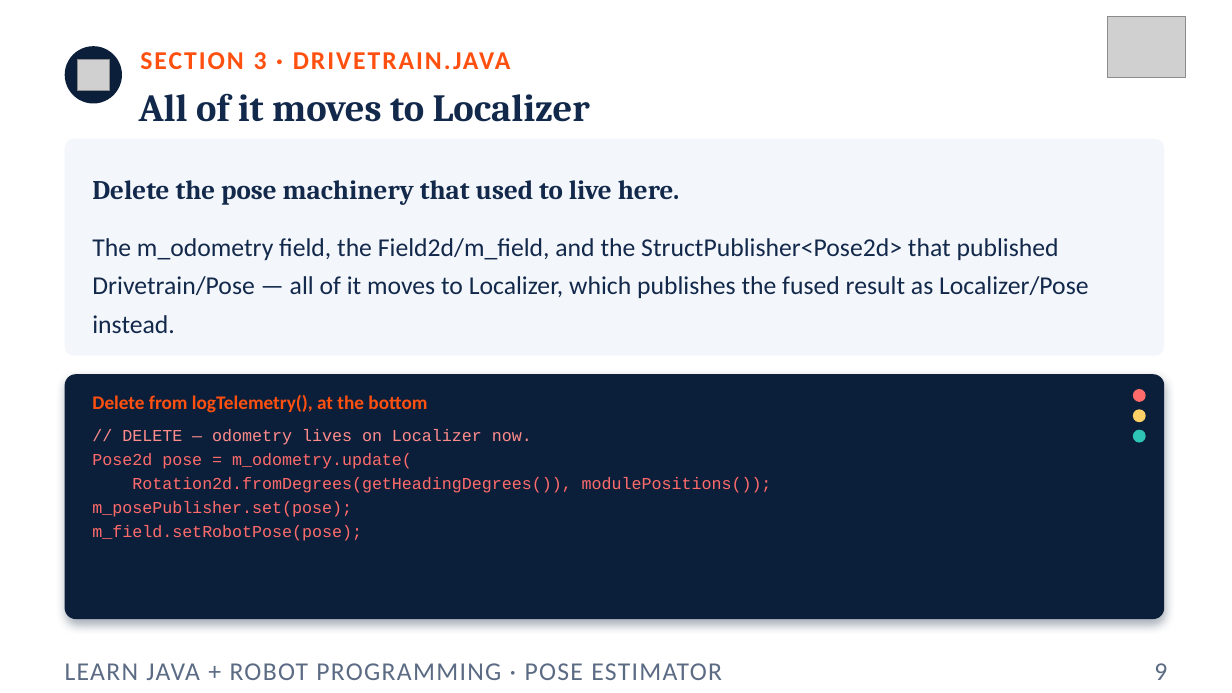
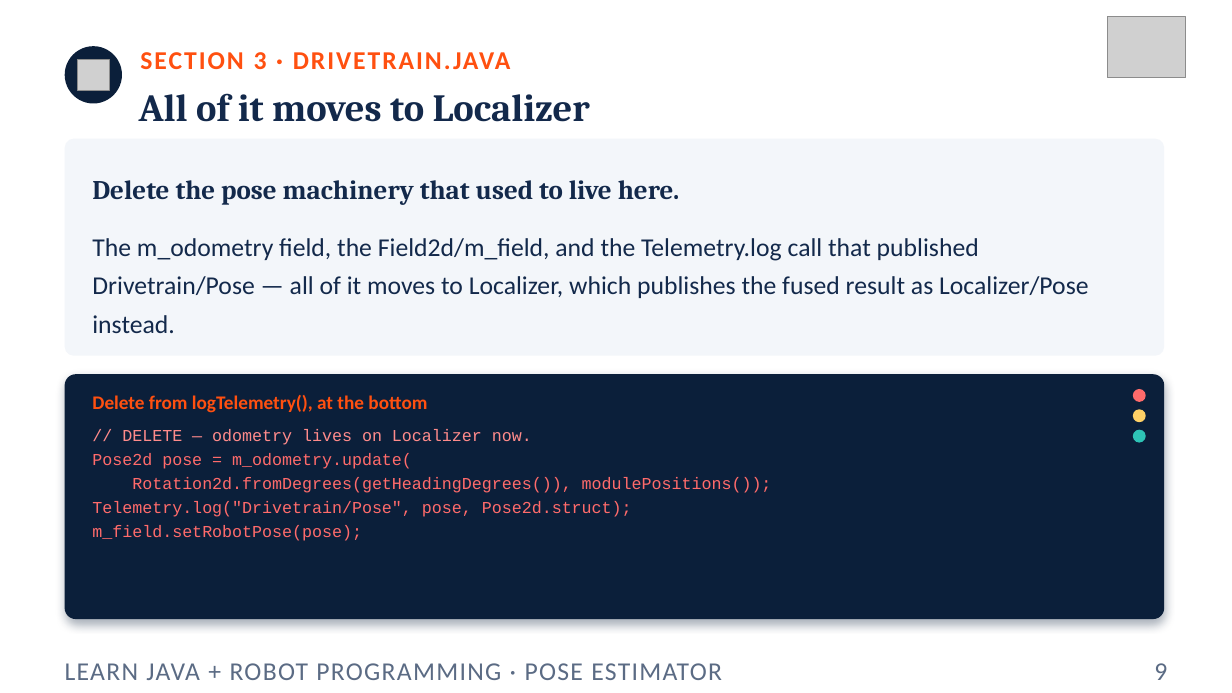
Before and after one commit to FRC5010/BasicRobotLessons, a slide deck: slide 9 of docs/presentations/v3/14-pose-estimator.pptx. Drawn at 1232x693 pixels with LibreOffice and Linux fonts; fonts in the diff are those of the drawing; grey boxes stand for pictures. Boxes give left, top, right and bottom in pixels: in the first picture for what was removed or moved away, otherwise in the second. Text is boxed around its words. In the diff, an @@ line names an element or a change of style, - is before the commit and + after.

```diff
--- a/docs/presentations/v3/14-pose-estimator.pptx
+++ b/docs/presentations/v3/14-pose-estimator.pptx
@@ text at (x1=92, y1=238, x2=1088, y2=333): text changed @@
-The m_odometry field, the Field2d/m_field, and the StructPublisher<Pose2d> that published Drivetrain/Pose — all of it moves to Localizer, which publishes the fused result as Localizer/Pose instead.
+The m_odometry field, the Field2d/m_field, and the Telemetry.log call that published Drivetrain/Pose — all of it moves to Localizer, which publishes the fused result as Localizer/Pose instead.
@@ text at (x1=92, y1=501, x2=632, y2=517): text changed @@
-m_posePublisher.set(pose);
+Telemetry.log("Drivetrain/Pose", pose, Pose2d.struct);
```
Also in this commit, not shown: 4 other slides changed, 23 other files.
